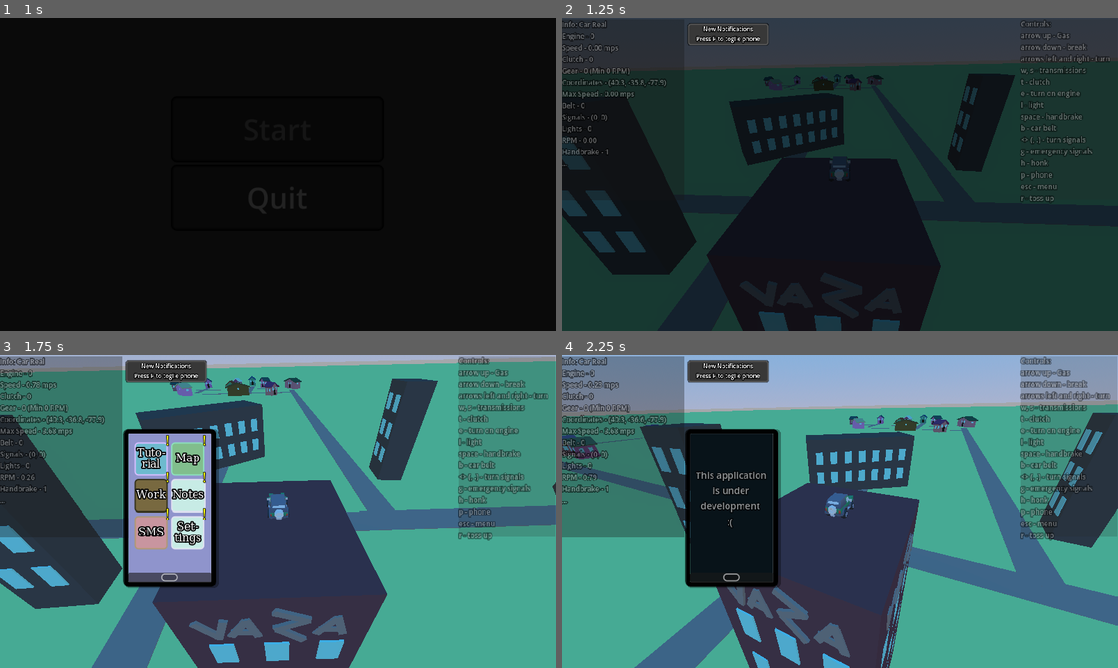
Above: before the commit, frames 1-4 (two rows, left to right).
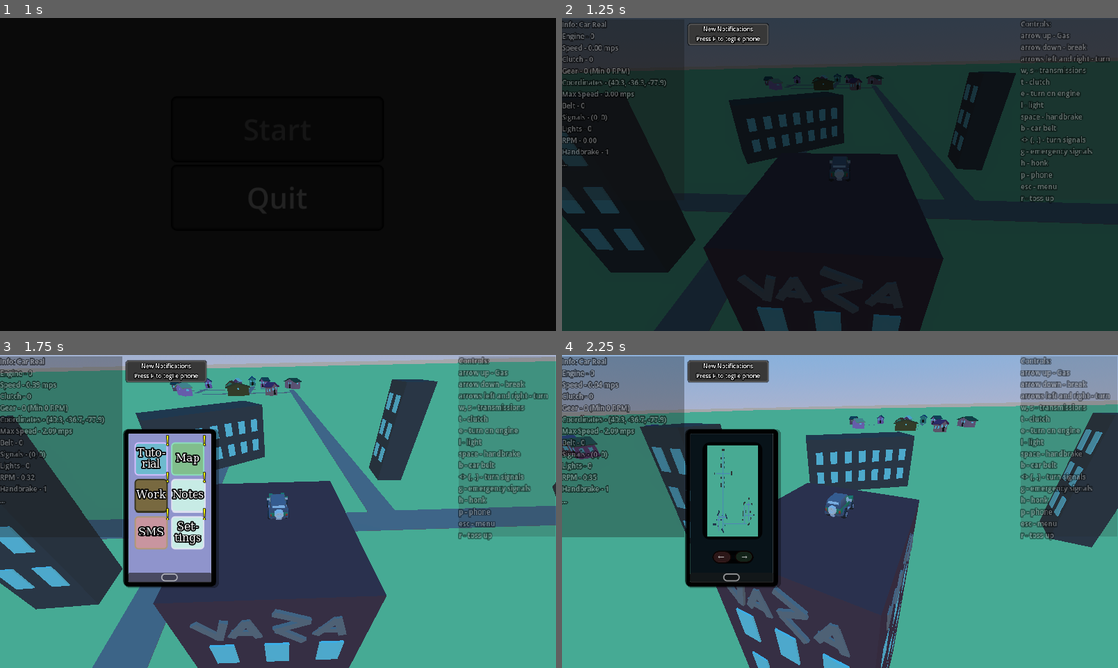
Above: after the commit, the same moments.

Repository: artemagant/JameGam
Game: Godot game, scene res://Scenes/Main/main.tscn
Two runs of this game, one before a commit and one after it. Both use one fixed random seed, a clock stepped at 60 frames per second and the inputs below.
Inputs (mouse positions are in pixels of both pictures, inside the frame that each line leads up to):
- Up to frame 1 (1 s): click "Start" at 0.5 s
- Up to frame 2 (1.25 s): no input
- Up to frame 3 (1.75 s): tap P (phone) at 1.25 s; move the mouse to (305, 511) at 1.27 s; hold Up (up) from 1.28 s (still down); hold W (add_gear) from 1.28 s (still down)
- Up to frame 4 (2.25 s): release Up (up) at 2 s; release W (add_gear) at 2 s; click "Tuto- rial" at 2 s

Frame 1 is identical in both runs. In frame 2, 1.8% of the frame differs, in the area x 0-86%, y 14-100%; in frame 3, 0.9%; in frame 4, 10%, in the area x 0-100%, y 8-100%.
Error before the commit: Invalid assignment on read-only value (on base: 'Dictionary'). (res://Scenes/Game_UI/ui.gd:209)

Commit message:
Start working on tutorial

Diff:
--- a/jame-gam/Data.gd
+++ b/jame-gam/Data.gd
@@ -8,7 +8,8 @@
 	"money": 0,
 	"Completed": [1, 0, 0, 0, 0, 0, 0],
 	"fs": true,
-	"extra_ui": true
+	"extra_ui": true,
+	"page": 0
 }
 
 var data := DEFAULT_DATA.duplicate(true)
--- a/jame-gam/Scenes/Game/game.tscn
+++ b/jame-gam/Scenes/Game/game.tscn
@@ -106,7 +106,7 @@
 script = ExtResource("1_i1e5p")
 
 [node name="Car" parent="." unique_id=1676619421 instance=ExtResource("3_qikps")]
-transform = Transform3D(-0.042045664, 0.0011527173, 0.99911505, 0.0033089463, 0.99999416, -0.0010144815, -0.99911034, 0.0032633638, -0.04204923, 40.32162, -35.835464, -77.86792)
+transform = Transform3D(-0.042045664, 0.0011527173, 0.99911505, 0.0033089463, 0.99999416, -0.0010144815, -0.99911034, 0.0032633638, -0.04204923, 40.32162, -36.32495, -77.86792)
 rotation_order = 0
 turn_amount = 0.6
 
--- a/jame-gam/Scenes/Game_UI/ui.gd
+++ b/jame-gam/Scenes/Game_UI/ui.gd
@@ -46,7 +46,14 @@
 var adresses := ["", "c.Medium School st. 1", "c.Medium Live st. 4", "v.Small Last st. 3", "v.Small Main st. 2", "v.Big Cross st. 1", "v.Big Road st. 8"]
 var names := ["", "Jeffry Lum", "Ronald Barr", "Marie Connor", "Kaily Pugh", "Fred Nerk", "Will Forbis"]
 var work_level := 0
+
+var pages := [
+	preload("uid://pdw845rhjgkr")
+]
+@onready var texture_rect: TextureRect = $Phone/Tutorial_App/Picture/TextureRect
+
 func _ready() -> void:
+	Data.reset()
 	if not Data.load_data():
 		Data.reset()
 	$Phone/Settings_App/Buttons/Control2/Extra_UI.button_pressed = Data.data["extra_ui"]
@@ -84,6 +91,8 @@
 	$Phone/Main/Notes_App.pressed.connect(change_app.bind(notes_app))
 	$Phone/Main/Sms_App.pressed.connect(change_app.bind(sms_app))
 	$Phone/Main/Settings_App.pressed.connect(change_app.bind(settings_app))
+	$Phone/Tutorial_App/Panel/Button.pressed.connect(change_page.bind(-1))
+	$Phone/Tutorial_App/Panel/Button2.pressed.connect(change_page.bind(1))
 
 func notification_popup():
 	if _phone:
@@ -252,3 +261,8 @@
 func win():
 	game.win()
 #endregion
+func change_page(amount: = 1):
+	Data.data["page"] += amount
+	if Data.data["page"] >= pages.size() or Data.data["page"] < 0:
+		Data.data["page"] = 0
+	texture_rect.texture = pages[Data.data["page"]]
--- a/jame-gam/Scenes/Game_UI/ui.tscn
+++ b/jame-gam/Scenes/Game_UI/ui.tscn
@@ -1,7 +1,7 @@
 [gd_scene format=3 uid="uid://3e6yndw1osex"]
 
 [ext_resource type="Script" uid="uid://kp8v2wpyac7m" path="res://Scenes/Game_UI/ui.gd" id="1_aa8u4"]
-[ext_resource type="Texture2D" uid="uid://pdw845rhjgkr" path="res://Sprites/Снимок экрана 2026-03-28 161526.png" id="2_2cpot"]
+[ext_resource type="Texture2D" uid="uid://pdw845rhjgkr" path="res://Sprites/Map.png" id="2_2cpot"]
 
 [sub_resource type="StyleBoxFlat" id="StyleBoxFlat_rkyvi"]
 bg_color = Color(0.15487596, 0.154876, 0.1548759, 0.19215687)
@@ -298,10 +298,149 @@
 shadow_size = 2
 shadow_offset = Vector2(3, 1)
 
-[sub_resource type="LabelSettings" id="LabelSettings_2cpot"]
-font_size = 14
-outline_size = 7
-outline_color = Color(0, 0, 0, 1)
+[sub_resource type="StyleBoxFlat" id="StyleBoxFlat_8cxob"]
+bg_color = Color(0, 0, 0, 0.69803923)
+border_width_left = 5
+border_width_top = 5
+border_width_right = 5
+border_width_bottom = 5
+border_color = Color(0, 0, 0, 0.8862745)
+corner_radius_top_left = 10
+corner_radius_top_right = 10
+corner_radius_bottom_right = 10
+corner_radius_bottom_left = 10
+
+[sub_resource type="StyleBoxFlat" id="StyleBoxFlat_8jcvd"]
+bg_color = Color(0, 0, 0, 0.69803923)
+border_width_left = 5
+border_width_top = 5
+border_width_right = 5
+border_width_bottom = 5
+border_color = Color(0, 0, 0, 0.8862745)
+corner_radius_top_left = 10
+corner_radius_top_right = 10
+corner_radius_bottom_right = 10
+corner_radius_bottom_left = 10
+
+[sub_resource type="FontFile" id="FontFile_d1xol"]
+subpixel_positioning = 0
+msdf_pixel_range = 14
+msdf_size = 128
+cache/0/variation_coordinates = {}
+cache/0/face_index = 0
+cache/0/embolden = 0.0
+cache/0/transform = Transform2D(1, 0, 0, 1, 0, 0)
+cache/0/spacing_top = 0
+cache/0/spacing_bottom = 0
+cache/0/spacing_space = 0
+cache/0/spacing_glyph = 0
+cache/0/baseline_offset = 0.0
+cache/0/16/0/ascent = 0.0
+cache/0/16/0/descent = 0.0
+cache/0/16/0/underline_position = 0.0
+cache/0/16/0/underline_thickness = 0.0
+cache/0/16/0/scale = 1.0
+cache/0/10/0/ascent = 0.0
+cache/0/10/0/descent = 0.0
+cache/0/10/0/underline_position = 0.0
+cache/0/10/0/underline_thickness = 0.0
+cache/0/10/0/scale = 1.0
+
+[sub_resource type="StyleBoxFlat" id="StyleBoxFlat_gi7yt"]
+bg_color = Color(0.29284063, 0.14593971, 0.14906386, 0.5764706)
+border_width_left = 2
+border_width_top = 2
+border_width_right = 2
+border_width_bottom = 2
+border_color = Color(0.057669304, 0.020038981, 0.013127631, 0.8392157)
+corner_radius_top_left = 10
+corner_radius_top_right = 10
+corner_radius_bottom_right = 10
+corner_radius_bottom_left = 10
+
+[sub_resource type="StyleBoxFlat" id="StyleBoxFlat_j1p43"]
+bg_color = Color(0.20192009, 0.091761656, 0.09471109, 0.5764706)
+border_width_left = 2
+border_width_top = 2
+border_width_right = 2
+border_width_bottom = 2
+border_color = Color(0.057669304, 0.020038981, 0.013127631, 0.8392157)
+corner_radius_top_left = 10
+corner_radius_top_right = 10
+corner_radius_bottom_right = 10
+corner_radius_bottom_left = 10
+
+[sub_resource type="StyleBoxFlat" id="StyleBoxFlat_dwm3i"]
+bg_color = Color(0.2261481, 0.10571825, 0.10893079, 0.5764706)
+border_width_left = 2
+border_width_top = 2
+border_width_right = 2
+border_width_bottom = 2
+border_color = Color(0.057669304, 0.020038981, 0.013127631, 0.8392157)
+corner_radius_top_left = 10
+corner_radius_top_right = 10
+corner_radius_bottom_right = 10
+corner_radius_bottom_left = 10
+
+[sub_resource type="FontFile" id="FontFile_j1p43"]
+subpixel_positioning = 0
+msdf_pixel_range = 14
+msdf_size = 128
+cache/0/variation_coordinates = {}
+cache/0/face_index = 0
+cache/0/embolden = 0.0
+cache/0/transform = Transform2D(1, 0, 0, 1, 0, 0)
+cache/0/spacing_top = 0
+cache/0/spacing_bottom = 0
+cache/0/spacing_space = 0
+cache/0/spacing_glyph = 0
+cache/0/baseline_offset = 0.0
+cache/0/16/0/ascent = 0.0
+cache/0/16/0/descent = 0.0
+cache/0/16/0/underline_position = 0.0
+cache/0/16/0/underline_thickness = 0.0
+cache/0/16/0/scale = 1.0
+cache/0/10/0/ascent = 0.0
+cache/0/10/0/descent = 0.0
+cache/0/10/0/underline_position = 0.0
+cache/0/10/0/underline_thickness = 0.0
+cache/0/10/0/scale = 1.0
+
+[sub_resource type="StyleBoxFlat" id="StyleBoxFlat_o7gdg"]
+bg_color = Color(0.12324508, 0.22148445, 0.15179837, 0.5764706)
+border_width_left = 2
+border_width_top = 2
+border_width_right = 2
+border_width_bottom = 2
+border_color = Color(0.057669304, 0.020038981, 0.013127631, 0.8392157)
+corner_radius_top_left = 10
+corner_radius_top_right = 10
+corner_radius_bottom_right = 10
+corner_radius_bottom_left = 10
+
+[sub_resource type="StyleBoxFlat" id="StyleBoxFlat_mhsia"]
+bg_color = Color(0.06067504, 0.12539053, 0.08141629, 0.5764706)
+border_width_left = 2
+border_width_top = 2
+border_width_right = 2
+border_width_bottom = 2
+border_color = Color(0.057669304, 0.020038981, 0.013127631, 0.8392157)
+corner_radius_top_left = 10
+corner_radius_top_right = 10
+corner_radius_bottom_right = 10
+corner_radius_bottom_left = 10
+
+[sub_resource type="StyleBoxFlat" id="StyleBoxFlat_s26hf"]
+bg_color = Color(0.08978922, 0.1705449, 0.11565491, 0.5764706)
+border_width_left = 2
+border_width_top = 2
+border_width_right = 2
+border_width_bottom = 2
+border_color = Color(0.057669304, 0.020038981, 0.013127631, 0.8392157)
+corner_radius_top_left = 10
+corner_radius_top_right = 10
+corner_radius_bottom_right = 10
+corner_radius_bottom_left = 10
 
 [sub_resource type="FontFile" id="FontFile_2cpot"]
 subpixel_positioning = 0
@@ -362,6 +501,9 @@
 expand_margin_left = 3.0
 
 [sub_resource type="FontFile" id="FontFile_cxiti"]
+subpixel_positioning = 0
+msdf_pixel_range = 14
+msdf_size = 128
 cache/0/variation_coordinates = {}
 cache/0/face_index = 0
 cache/0/embolden = 0.0
@@ -391,6 +533,9 @@
 shadow_color = Color(0, 0, 0, 0.5568628)
 
 [sub_resource type="FontFile" id="FontFile_uu0mk"]
+subpixel_positioning = 0
+msdf_pixel_range = 14
+msdf_size = 128
 cache/0/variation_coordinates = {}
 cache/0/face_index = 0
 cache/0/embolden = 0.0
@@ -426,6 +571,9 @@
 expand_margin_right = 2.0
 
 [sub_resource type="FontFile" id="FontFile_20fwi"]
+subpixel_positioning = 0
+msdf_pixel_range = 14
+msdf_size = 128
 cache/0/variation_coordinates = {}
 cache/0/face_index = 0
 cache/0/embolden = 0.0
@@ -645,6 +793,21 @@
 [sub_resource type="LabelSettings" id="LabelSettings_8eldu"]
 font = SubResource("FontFile_2pujl")
 font_size = 10
+
+[sub_resource type="StyleBoxFlat" id="StyleBoxFlat_0nb4j"]
+bg_color = Color(0.08971993, 0.058992743, 0.11761806, 1)
+border_width_left = 8
+border_width_top = 7
+border_width_right = 8
+border_width_bottom = 7
+border_color = Color(0.8, 0.8, 0.8, 0)
+corner_radius_top_left = 7
+corner_radius_top_right = 7
+corner_radius_bottom_right = 7
+corner_radius_bottom_left = 7
+shadow_color = Color(0, 0, 0, 0)
+shadow_size = 2
+shadow_offset = Vector2(3, 1)
 
 [sub_resource type="LabelSettings" id="LabelSettings_xhq5x"]
 font_size = 10
@@ -1236,7 +1399,6 @@
 label_settings = SubResource("LabelSettings_20fwi")
 
 [node name="Tutorial_App" type="Panel" parent="Phone" unique_id=1726127569]
-visible = false
 layout_mode = 1
 anchors_preset = 15
 anchor_right = 1.0
@@ -1245,18 +1407,55 @@
 grow_vertical = 2
 theme_override_styles/panel = SubResource("StyleBoxFlat_20fwi")
 
-[node name="Under_Development_Label" type="Label" parent="Phone/Tutorial_App" unique_id=153154812]
-modulate = Color(1, 1, 1, 0.5568628)
-layout_mode = 0
-offset_left = 5.0
-offset_top = 60.0
-offset_right = 131.0
-offset_bottom = 161.0
-text = "   This application
-          is under
-     development
-                :("
-label_settings = SubResource("LabelSettings_2cpot")
+[node name="Picture" type="Panel" parent="Phone/Tutorial_App" unique_id=1177524948]
+layout_mode = 0
+offset_left = 26.086946
+offset_top = 20.000002
+offset_right = 116.086945
+offset_bottom = 165.0
+theme_override_styles/panel = SubResource("StyleBoxFlat_8cxob")
+
+[node name="TextureRect" type="TextureRect" parent="Phone/Tutorial_App/Picture" unique_id=1760010393]
+layout_mode = 0
+offset_left = 6.9565277
+offset_top = 5.217392
+offset_right = 83.47827
+offset_bottom = 140.86957
+texture = ExtResource("2_2cpot")
+expand_mode = 1
+
+[node name="Panel" type="Panel" parent="Phone/Tutorial_App" unique_id=18217061]
+layout_mode = 0
+offset_left = 40.869553
+offset_top = 181.73914
+offset_right = 102.6087
+offset_bottom = 200.86957
+theme_override_styles/panel = SubResource("StyleBoxFlat_8jcvd")
+
+[node name="Button" type="Button" parent="Phone/Tutorial_App/Panel" unique_id=650186646]
+layout_mode = 0
+offset_right = 28.695656
+offset_bottom = 19.130455
+theme_override_fonts/font = SubResource("FontFile_d1xol")
+theme_override_font_sizes/font_size = 10
+theme_override_styles/normal = SubResource("StyleBoxFlat_gi7yt")
+theme_override_styles/pressed = SubResource("StyleBoxFlat_j1p43")
+theme_override_styles/hover = SubResource("StyleBoxFlat_dwm3i")
+text = "←"
+
+[node name="Button2" type="Button" parent="Phone/Tutorial_App/Panel" unique_id=1275737326]
+layout_mode = 0
+offset_left = 61.10734
+offset_top = 18.320839
+offset_right = 88.6245
+offset_bottom = 36.374825
+rotation = 3.1415927
+theme_override_fonts/font = SubResource("FontFile_j1p43")
+theme_override_font_sizes/font_size = 10
+theme_override_styles/normal = SubResource("StyleBoxFlat_o7gdg")
+theme_override_styles/pressed = SubResource("StyleBoxFlat_mhsia")
+theme_override_styles/hover = SubResource("StyleBoxFlat_s26hf")
+text = "←"
 
 [node name="Map_App" type="Panel" parent="Phone" unique_id=1663241556]
 visible = false
@@ -1556,7 +1755,7 @@
 anchor_bottom = 1.0
 grow_horizontal = 2
 grow_vertical = 2
-theme_override_styles/panel = SubResource("StyleBoxFlat_20fwi")
+theme_override_styles/panel = SubResource("StyleBoxFlat_0nb4j")
 
 [node name="Labels" type="VBoxContainer" parent="Phone/Settings_App" unique_id=824938545]
 layout_mode = 0
Renamed: jame-gam/Sprites/Снимок экрана 2026-03-28 161526.png -> jame-gam/Sprites/Map.png
Not shown, changed: jame-gam/Sprites/Map.png.import
